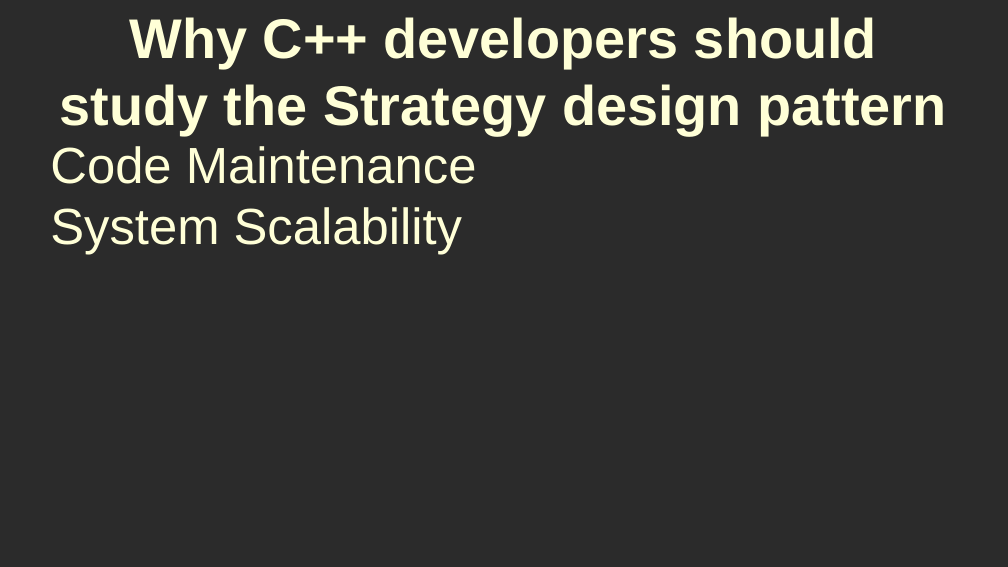
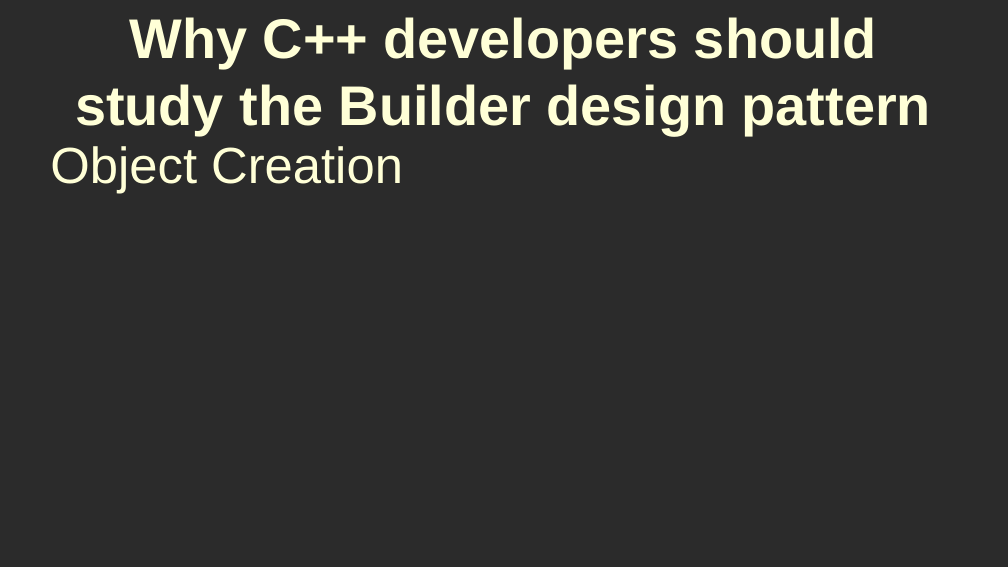
Before and after one commit to RayAndrade/CPPstudy, a slide deck: slide 2 of Creational/Builder/intro/why.odp (slide 4 before the commit). Drawn at 1008x567 pixels with LibreOffice and Linux fonts; fonts in the diff are those of the drawing; background and template pictures are left out; a plain dark background stands for a picture behind light text. Boxes give left, top, right and bottom in pixels: in the first picture for what was removed or moved away, otherwise in the second. Text is boxed around its words. In the diff, an @@ line names an element or a change of style, - is before the commit and + after.

```diff
--- a/Creational/Builder/intro/why.odp
+++ b/Creational/Builder/intro/why.odp
@@ title at [75, 17, 931, 135]: text changed @@
-Why C++ developers should study the Strategy design pattern
+Why C++ developers should study the Builder design pattern
@@ subtitle at [50, 146, 403, 193]: text changed @@
-Code Maintenance
-System Scalability
+Object Creation
```
Also in this commit, not shown: 7 other slides changed, 1 slide removed, 9 other files.
